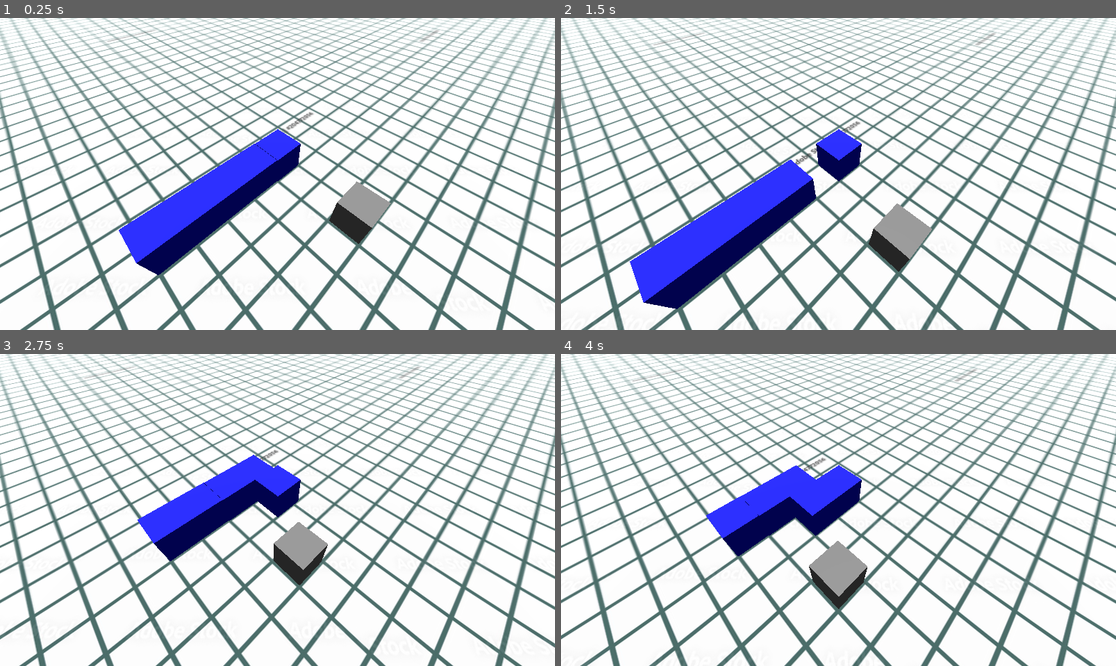
Above: before the commit, frames 1-4 (two rows, left to right).
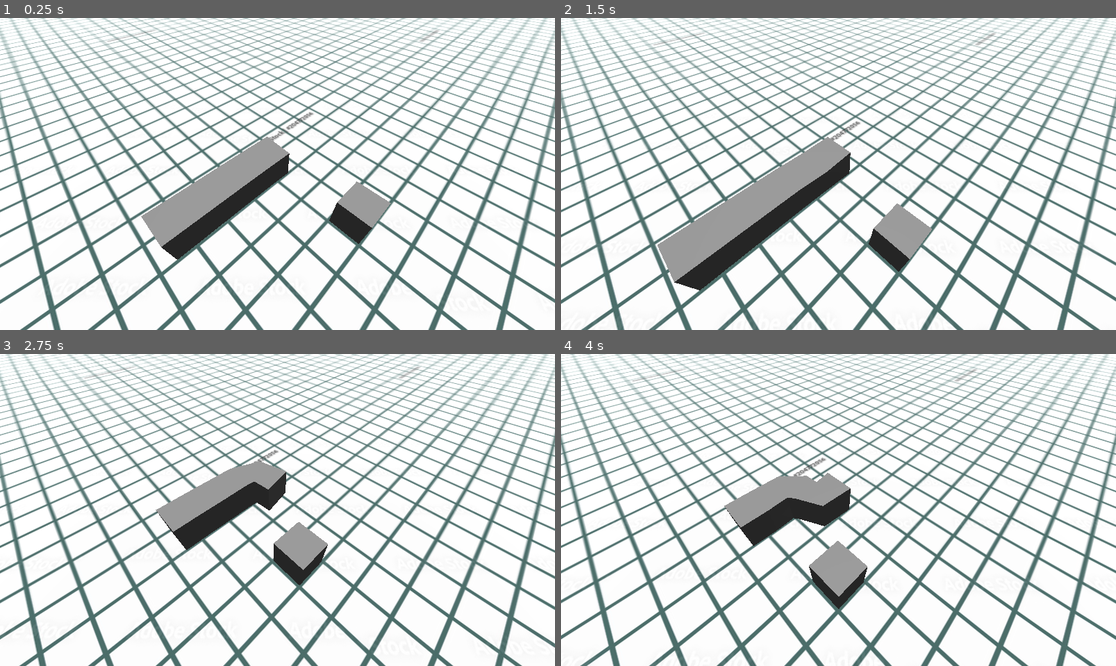
Above: after the commit, the same moments.

Repository: apet2929/PizzaJam2024
Game: Godot game, scene res://scenes/game.tscn
The game is run twice, just before and just after one commit, with the same random seed, the same clock (stepped at 60 frames per second) and the same inputs.
Inputs:
- Up to frame 1 (0.25 s): no input
- Up to frame 2 (1.5 s): tap Enter at 0.5 s; hold D (right) 0.53-1.28 s; hold S (backward) from 1.28 s (still down)
- Up to frame 3 (2.75 s): release S (backward) at 2.03 s; hold D (right) from 2.03 s (still down)
- Up to frame 4 (4 s): release D (right) at 2.78 s; hold W (forward) 2.78-3.53 s; hold A (left) from 3.53 s (still down)

The runs differ from the first frame. In frame 1, 5.6% of the frame differs, in the area x 21-55%, y 35-83%; in frame 2, 7.9%, in the area x 12-55%, y 35-94%; in frame 3, 4.3%; in frame 4, 4.2%.

Commit message:
body gfx

Diff:
--- a/scenes/game.tscn
+++ b/scenes/game.tscn
@@ -10,12 +10,18 @@
 uv1_triplanar = true
 uv1_world_triplanar = true
 
-[sub_resource type="StandardMaterial3D" id="StandardMaterial3D_yfxgd"]
-albedo_color = Color(0.13, 0.1445, 1, 1)
+[sub_resource type="BoxShape3D" id="BoxShape3D_7sbug"]
 
 [sub_resource type="BoxShape3D" id="BoxShape3D_8tw7j"]
 
 [sub_resource type="Environment" id="Environment_s4d8a"]
+
+[sub_resource type="Curve3D" id="Curve3D_xtqf4"]
+_data = {
+"points": PackedVector3Array(0, 0, 0, 0, 0, 0, 0, 0.5, 2.685, 0, 0, 0, 0, 0, 0, 0, 0.5, 0),
+"tilts": PackedFloat32Array(0, 0)
+}
+point_count = 2
 
 [node name="Game" type="Node3D"]
 
@@ -28,32 +34,41 @@
 [node name="BodyParts" type="Node3D" parent="."]
 transform = Transform3D(1, 0, 0, 0, 1, 0, 0, 0, 1, -0.0298046, 0.485583, 0)
 
-[node name="gfx" type="CSGBox3D" parent="BodyParts"]
+[node name="part1" type="Node3D" parent="BodyParts"]
 transform = Transform3D(1, 0, 0, 0, 1, 0, 0, 0, 1, 0, 0, 1)
-material_override = SubResource("StandardMaterial3D_yfxgd")
-use_collision = true
 
-[node name="gfx2" type="CSGBox3D" parent="BodyParts"]
+[node name="StaticBody3D" type="StaticBody3D" parent="BodyParts/part1"]
+
+[node name="CollisionShape3D" type="CollisionShape3D" parent="BodyParts/part1/StaticBody3D"]
+shape = SubResource("BoxShape3D_7sbug")
+
+[node name="part2" type="Node3D" parent="BodyParts"]
 transform = Transform3D(1, 0, 0, 0, 1, 0, 0, 0, 1, 0, 0, 2)
-material_override = SubResource("StandardMaterial3D_yfxgd")
-use_collision = true
 
-[node name="gfx3" type="CSGBox3D" parent="BodyParts"]
+[node name="StaticBody3D" type="StaticBody3D" parent="BodyParts/part2"]
+
+[node name="CollisionShape3D" type="CollisionShape3D" parent="BodyParts/part2/StaticBody3D"]
+shape = SubResource("BoxShape3D_7sbug")
+
+[node name="part3" type="Node3D" parent="BodyParts"]
 transform = Transform3D(1, 0, 0, 0, 1, 0, 0, 0, 1, 0, 0, 3)
-material_override = SubResource("StandardMaterial3D_yfxgd")
-use_collision = true
 
-[node name="gfx4" type="CSGBox3D" parent="BodyParts"]
+[node name="StaticBody3D" type="StaticBody3D" parent="BodyParts/part3"]
+
+[node name="CollisionShape3D" type="CollisionShape3D" parent="BodyParts/part3/StaticBody3D"]
+shape = SubResource("BoxShape3D_7sbug")
+
+[node name="part4" type="Node3D" parent="BodyParts"]
 transform = Transform3D(1, 0, 0, 0, 1, 0, 0, 0, 1, 0, 0, 4)
-material_override = SubResource("StandardMaterial3D_yfxgd")
-use_collision = true
+
+[node name="StaticBody3D" type="StaticBody3D" parent="BodyParts/part4"]
+
+[node name="CollisionShape3D" type="CollisionShape3D" parent="BodyParts/part4/StaticBody3D"]
+shape = SubResource("BoxShape3D_7sbug")
 
 [node name="Worm" type="CharacterBody3D" parent="."]
 transform = Transform3D(1, 0, 0, 0, 1, 0, 0, 0, 1, -0.0298046, 0.485583, 0)
 script = ExtResource("2_5refw")
-
-[node name="gfx" type="CSGBox3D" parent="Worm"]
-material_override = SubResource("StandardMaterial3D_yfxgd")
 
 [node name="CollisionShape3D" type="CollisionShape3D" parent="Worm"]
 shape = SubResource("BoxShape3D_8tw7j")
@@ -71,3 +86,20 @@
 transform = Transform3D(1, 0, 0, 0, 1, 0, 0, 0, 1, 2.97534, 0.485, 0.000854492)
 use_collision = true
 size = Vector3(0.940918, 1, 0.916748)
+
+[node name="worm_body" type="Path3D" parent="."]
+curve = SubResource("Curve3D_xtqf4")
+
+[node name="CSGPolygon3D" type="CSGPolygon3D" parent="."]
+transform = Transform3D(1, 0, 0, 0, 1, 0, 0, 0, 1, 0.0041368, -0.014457, 0.00684547)
+polygon = PackedVector2Array(-0.5, -0.5, -0.5, 0.5, 0.5, 0.5, 0.5, -0.5)
+mode = 2
+path_node = NodePath("../worm_body")
+path_interval_type = 0
+path_interval = 1.0
+path_simplify_angle = 0.0
+path_rotation = 2
+path_local = false
+path_continuous_u = true
+path_u_distance = 1.0
+path_joined = false
--- a/scenes/worm.gd
+++ b/scenes/worm.gd
@@ -5,18 +5,24 @@
 const GRID_SIZE = 1.0
 const PUSH_FORCE = 1.0
 
+const HEAD_OFFSET = Vector3(0,0,0.0)
 @onready var body_parts: Node3D = $"../BodyParts"
+@onready var worm_body: Path3D = $"../worm_body"
 
 # Called when the node enters the scene tree for the first time.
 func _ready() -> void:
 	move_ready = true
 	snap_to_grid()
+	worm_body.curve.add_point(self.position + HEAD_OFFSET)
+	for body in body_parts.get_children():
+		worm_body.curve.add_point(body.global_position)
 
 
 # Called every frame. 'delta' is the elapsed time since the previous frame.
 func _process(delta: float) -> void:
 	move()
 	move_and_slide()
+	worm_body.curve.set_point_position(0, self.position + HEAD_OFFSET)
 
 func move() -> void:
 	if move_ready:
@@ -29,12 +35,15 @@
 			self.velocity = Vector3(0,0,0)
 
 			snap_to_grid()
+			if self.position.x != round(last_pos.x) or self.position.z != round(last_pos.z):
+				worm_body.curve.clear_points()
+				worm_body.curve.add_point(self.position + HEAD_OFFSET)
 
-			if self.position.x != round(last_pos.x) or self.position.z != round(last_pos.z):
 				for body in body_parts.get_children():
 					var temp = body.global_position
 					body.global_position = last_pos
 					last_pos = temp
+					worm_body.curve.add_point(body.global_position)
 
 			move_ready = true
 
Not shown: 1 places in scenes/game.tscn that only renumber resources
